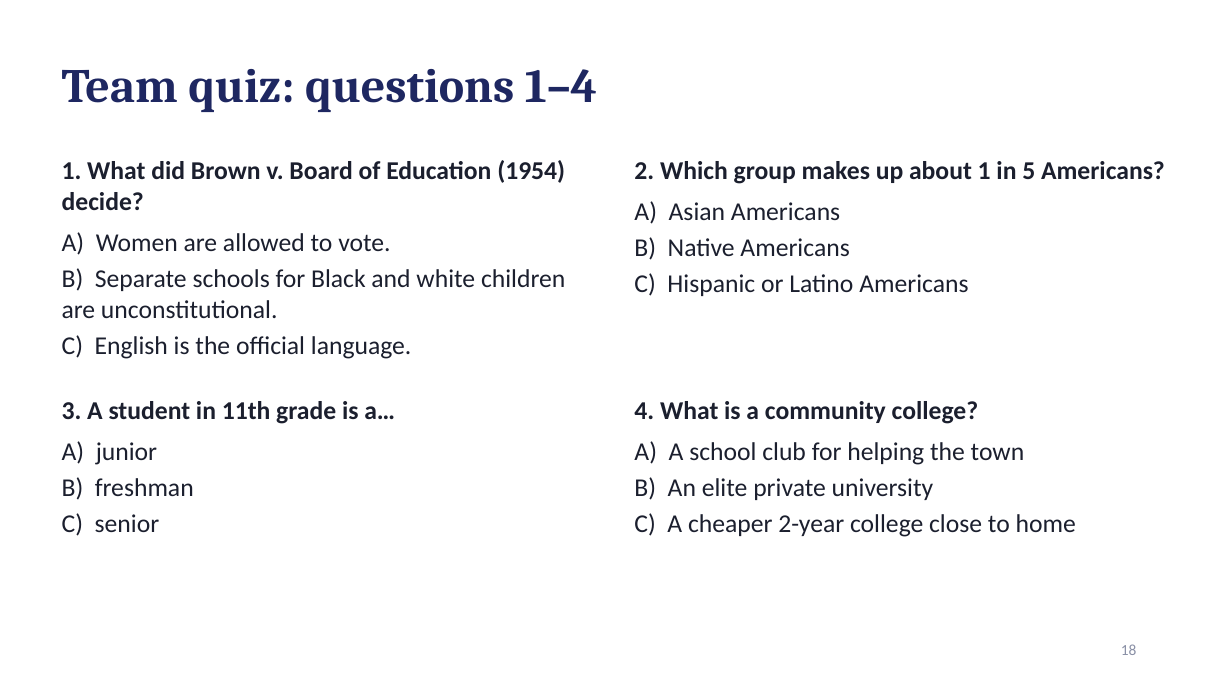
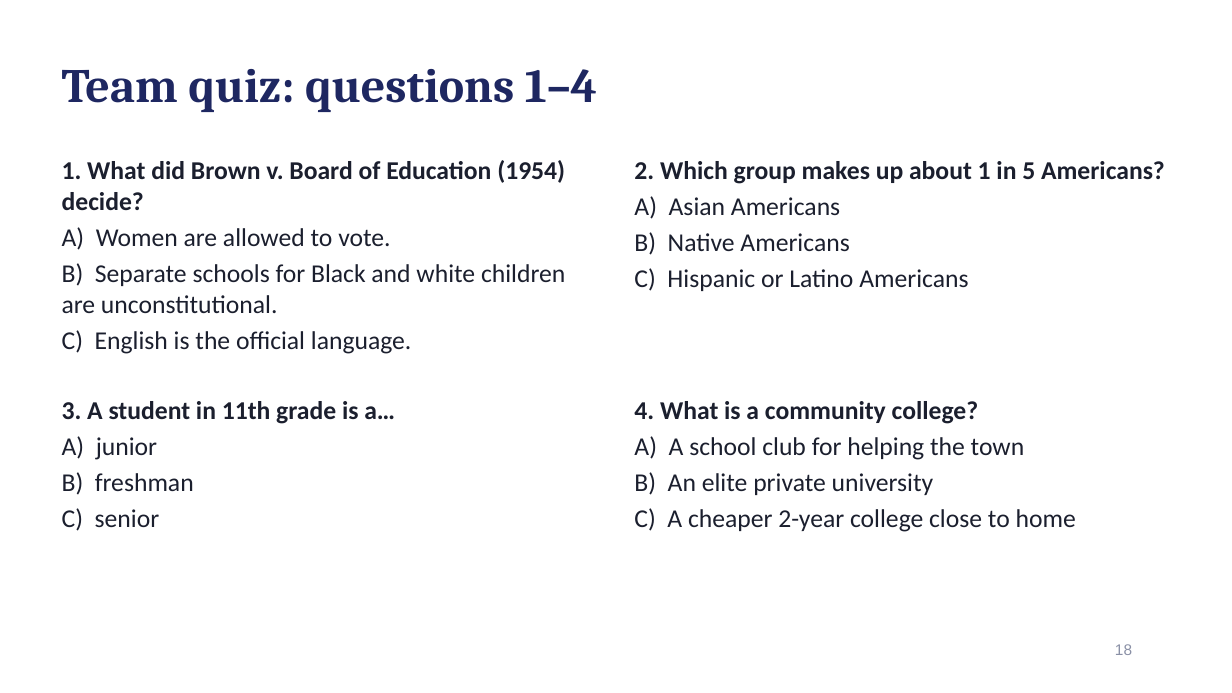
Before and after one commit to noahfried/slides, a slide deck: slide 18 of USA_Diversity_and_School.pptx. Drawn at 1232x693 pixels with LibreOffice and Linux fonts; fonts in the diff are those of the drawing. Boxes give left, top, right and bottom in pixels: in the first picture for what was removed or moved away, otherwise in the second. Text is boxed around its words. In the diff, an @@ line names an element or a change of style, - is before the commit and + after.

```diff
--- a/USA_Diversity_and_School.pptx
+++ b/USA_Diversity_and_School.pptx
@@ text "1. What did Brown v. ..." rewrapped from <box>62,160,565,359</box> to <box>62,160,565,354</box> @@
@@ text "2. Which group makes up ..." rewrapped from <box>634,161,1165,296</box> to <box>634,161,1165,291</box> @@
@@ text "3. A student in 11th ..." rewrapped from <box>62,401,395,536</box> to <box>62,401,395,531</box> @@
@@ text "4. What is a community ..." rewrapped from <box>634,401,1076,537</box> to <box>634,401,1076,532</box> @@
@@ page number at <box>1115,644,1132,655</box>: font Calibri to Arial @@
```
Also in this commit, not shown: 21 other slides changed, 1 slide added, 2 slides removed, 1 other file.
